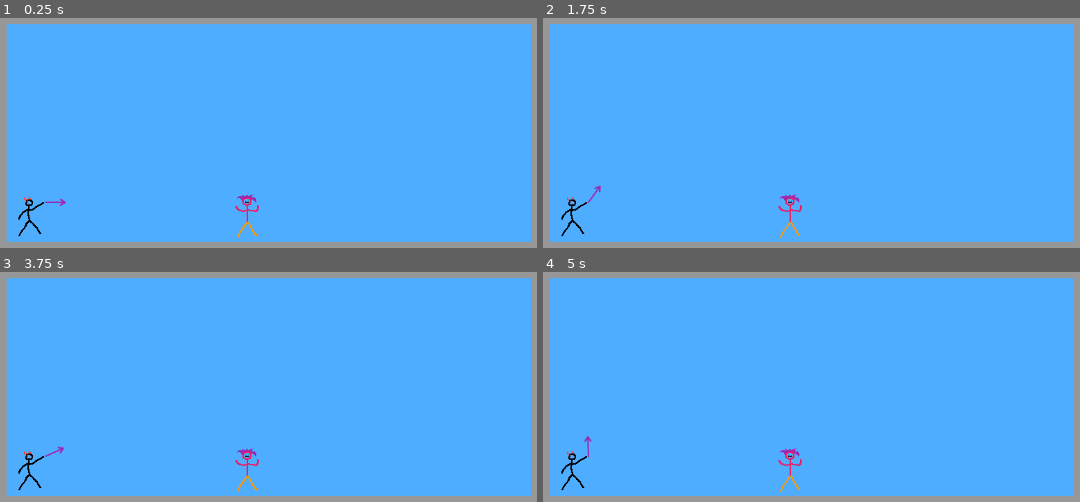
Above: before the commit, frames 1-4 (two rows, left to right).
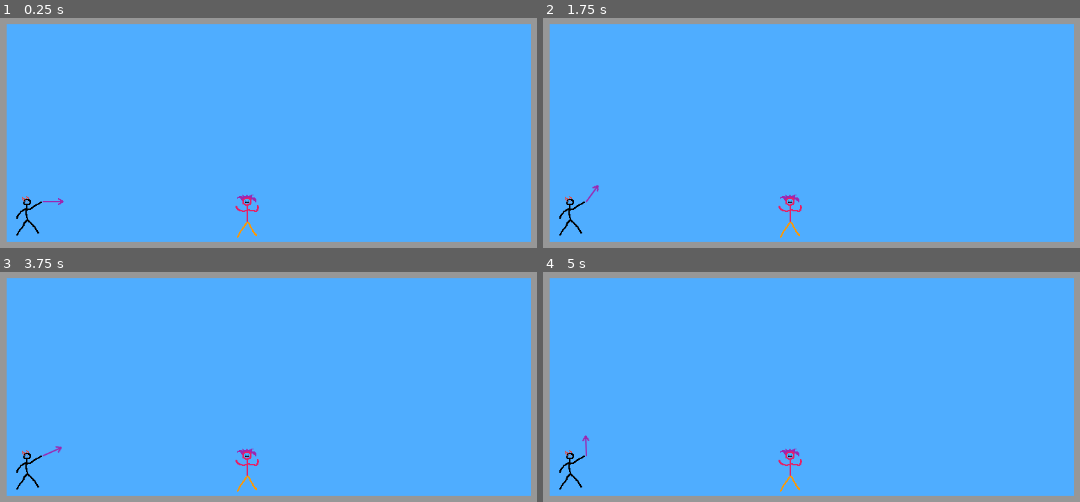
Above: after the commit, the same moments.

Repository: SolennEstier/Minijam186
Game: Godot game, scene res://scenes/main.tscn
Two runs of this game, one before a commit and one after it. Both use one fixed random seed, a clock stepped at 60 frames per second and the inputs below.
Inputs:
- Up to frame 1 (0.25 s): no input
- Up to frame 2 (1.75 s): tap Enter at 0.5 s; hold Right (right) 0.53-1.28 s; tap Space (throw) at 0.6, 1.25, 1.35 s; hold Left (left) from 1.28 s (still down)
- Up to frame 3 (3.75 s): release Left (left) at 2.03 s; hold Right (right) 2.03-3.53 s; tap Space (throw) at 2.1, 2.85, 3.5, 3.6 s; tap Enter at 2.75 s; hold Left (left) from 3.53 s (still down)
- Up to frame 4 (5 s): keep holding Left (left); tap Space (throw) at 4.35 s

The runs differ from the first frame. In frame 1, 0.4% of the frame differs, in the area x 2-13%, y 77-96%; in frame 2, 0.4%, in the area x 2-11%, y 72-96%; in frame 3, 0.4%; in frame 4, 0.4%.

Commit message:
added detection shape for juggler

Diff:
--- a/minijam186/scenes/juggler.tscn
+++ b/minijam186/scenes/juggler.tscn
@@ -14,10 +14,20 @@
 "speed": 5.0
 }]
 
+[sub_resource type="CapsuleShape2D" id="CapsuleShape2D_2a1ne"]
+radius = 22.0
+height = 62.0
+
 [node name="juggler_body" type="CharacterBody2D"]
 script = ExtResource("1_f65hk")
 
 [node name="juggler_sprite" type="AnimatedSprite2D" parent="."]
 sprite_frames = SubResource("SpriteFrames_qtckm")
 
-[node name="juggler_collision" type="CollisionShape2D" parent="."]
+[node name="juggler_detection_area" type="Area2D" parent="."]
+
+[node name="juggler_detection_shape" type="CollisionShape2D" parent="juggler_detection_area"]
+position = Vector2(-2, 0)
+shape = SubResource("CapsuleShape2D_2a1ne")
+
+[connection signal="body_entered" from="juggler_detection_area" to="." method="_on_juggler_detection_area_body_entered"]
--- a/minijam186/scenes/main.tscn
+++ b/minijam186/scenes/main.tscn
@@ -11,6 +11,7 @@
 offset_right = 1153.0
 offset_bottom = 648.0
 color = Color(0.593134, 0.593134, 0.593134, 1)
+metadata/_edit_lock_ = true
 
 [node name="ColorRect" type="ColorRect" parent="backgrounds_placeholder"]
 layout_mode = 0
@@ -24,4 +25,6 @@
 position = Vector2(546, 388)
 
 [node name="player_body" parent="." instance=ExtResource("3_sugp2")]
-position = Vector2(234, 386)
+position = Vector2(231, 385)
+
+[connection signal="ball_caught" from="juggler_body" to="." method="_on_juggler_body_ball_caught"]
--- a/minijam186/scripts/juggler.gd
+++ b/minijam186/scripts/juggler.gd
@@ -1 +1,12 @@
 extends Node2D
+
+signal ball_caught
+
+func _process(delta: float) -> void:
+	pass
+
+
+
+
+func _on_juggler_detection_area_body_entered(body: Node2D) -> void:
+	ball_caught.emit(body)
--- a/minijam186/scripts/main.gd
+++ b/minijam186/scripts/main.gd
@@ -1 +1,10 @@
 extends Node2D
+
+
+func _on_juggler_body_ball_caught(body) -> void:
+	# faire disparaitre la balle concernée, genre body.queue_free()
+	# Lancer animation de bravo + son de bravo
+	pass # Replace with function body.
+
+func ball_missed():
+	pass
Not shown: 1 places in minijam186/scenes/juggler.tscn that only renumber resources
